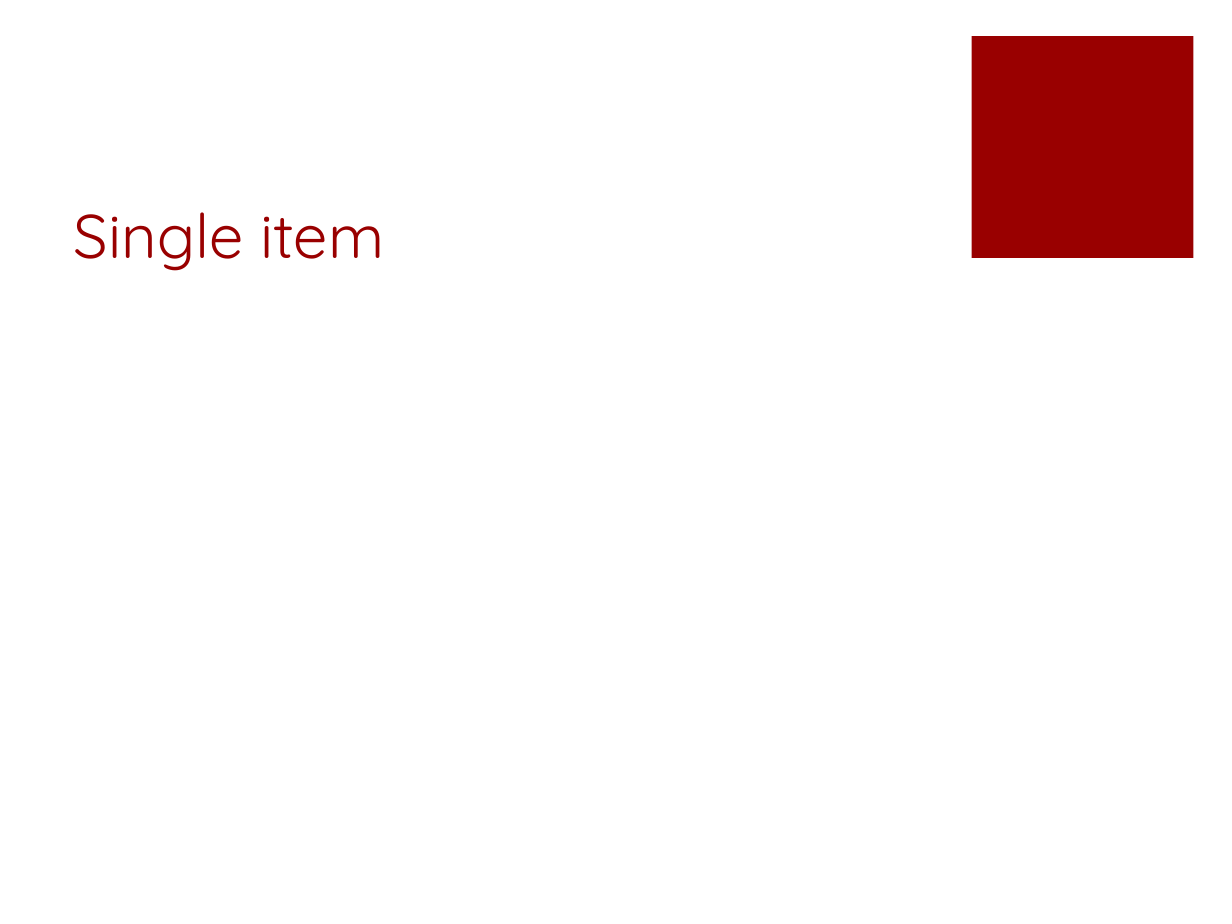
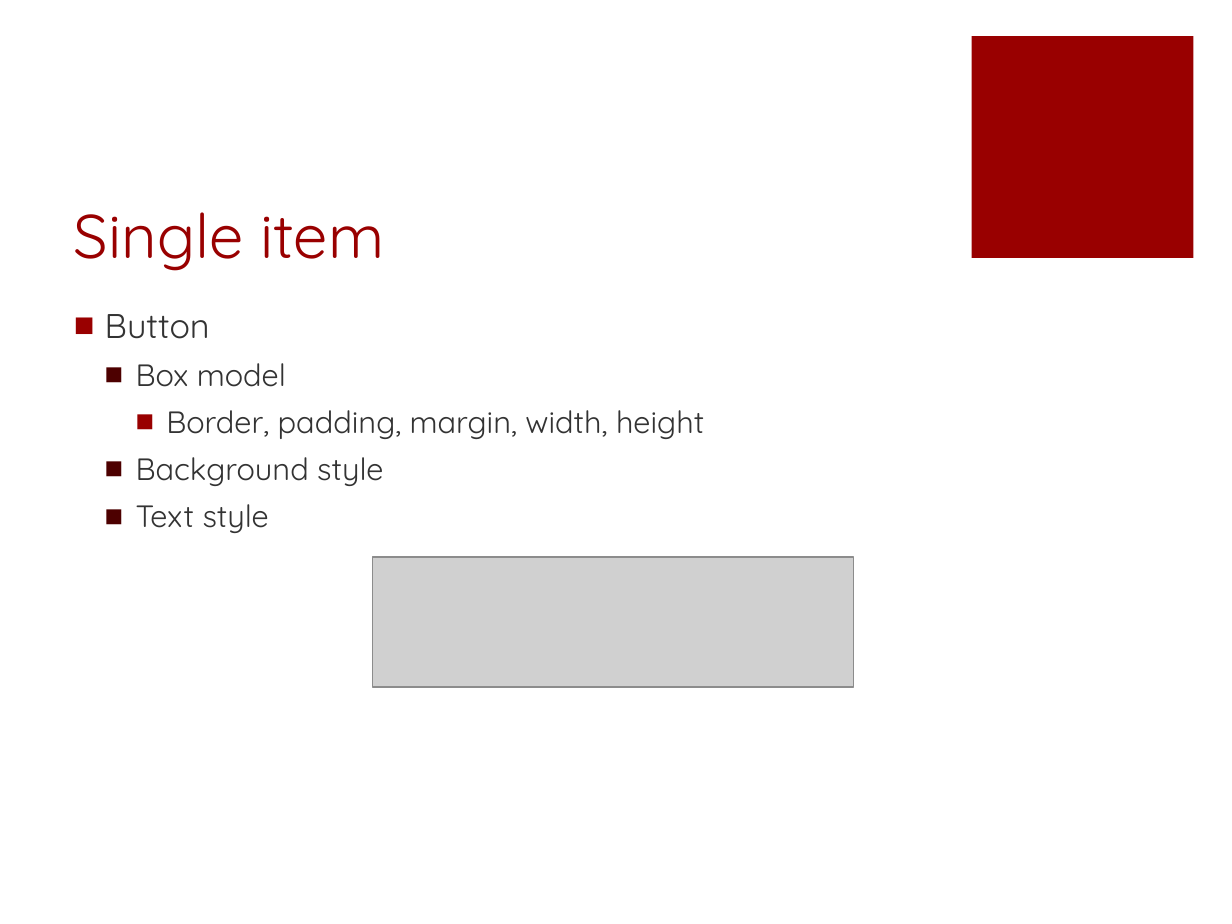
Before and after one commit to fuying/frondendtraining, a slide deck: slide 13 of CSS/CSS.pptx. Drawn at 1232x924 pixels with LibreOffice and Linux fonts; fonts in the diff are those of the drawing; grey boxes stand for pictures. Boxes give left, top, right and bottom in pixels: in the first picture for what was removed or moved away, otherwise in the second. Text is boxed around its words. In the diff, an @@ line names an element or a change of style, - is before the commit and + after.

```diff
--- a/CSS/CSS.pptx
+++ b/CSS/CSS.pptx
@@ text added at box(105, 314, 704, 533), 18 pt, text #333333 @@
+■ Button
+  ■ Box model
+    ■ Border, padding, margin, width, height
+  ■ Background style
+  ■ Text style
@@ picture added at box(373, 557, 854, 687) @@
```
Also in this commit, not shown: 10 other slides changed, 2 other files.
